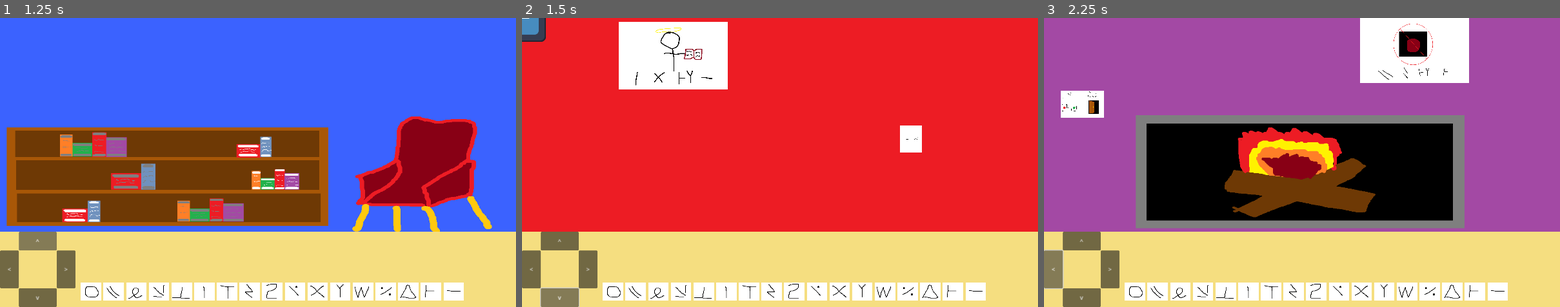
Above: before the commit, frames 1-3 (left to right).
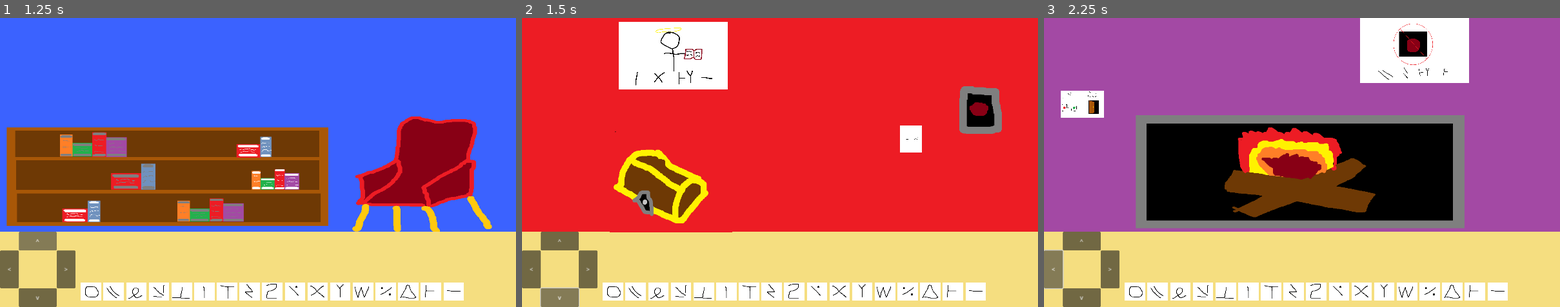
Above: after the commit, the same moments.

Repository: hanse237/SpartahackX-LER
Game: Godot game, scene res://main.tscn
The game is run twice, just before and just after one commit, with the same random seed, the same clock (stepped at 60 frames per second) and the same inputs.
Inputs:
- Up to frame 1 (1.25 s): click "^" at 0.5 s
- Up to frame 2 (1.5 s): click "v" at 1.25 s
- Up to frame 3 (2.25 s): click "<" at 2 s

Frame 1 is identical in both runs. In frame 2, 4.7% of the frame differs, in the area x 0-93%, y 0-75%; in frame 3, nothing differs.

Commit message:
first draft

Diff:
--- a/spartahack-ler/main.gd
+++ b/spartahack-ler/main.gd
@@ -14,10 +14,47 @@
 
 # Flags tracking pages found
 var pages = [false, false, false, false, false, false,
-			 false, false, false, false, false, false]
+			 false, false, false, false, false, false, false]
+
+var symbols = ["sym1",
+			   "sym2",
+			   "sym3",
+			   "sym4",
+			   "sym5",
+			   "sym6",
+			   "sym7",
+			   "sym8",
+			   "sym9",
+			   "sym10",
+			   "sym11",
+			   "sym12",
+			   "sym13",
+			   "sym14",
+			   "sym15",
+			   "sym16",
+			   "sym17"]
+
+var symbolPos = 241
 
 # Called when the node enters the scene tree for the first time.
 func _ready() -> void:
+	$Sym1.connect("clicked", _on_clicked)
+	$Sym2.connect("clicked", _on_clicked)
+	$Sym3.connect("clicked", _on_clicked)
+	$Sym4.connect("clicked", _on_clicked)
+	$Sym5.connect("clicked", _on_clicked)
+	$Sym6.connect("clicked", _on_clicked)
+	$Sym7.connect("clicked", _on_clicked)
+	$Sym8.connect("clicked", _on_clicked)
+	$Sym9.connect("clicked", _on_clicked)
+	$Sym10.connect("clicked", _on_clicked)
+	$Sym11.connect("clicked", _on_clicked)
+	$Sym12.connect("clicked", _on_clicked)
+	$Sym13.connect("clicked", _on_clicked)
+	$Sym14.connect("clicked", _on_clicked)
+	$Sym15.connect("clicked", _on_clicked)
+	$Sym16.connect("clicked", _on_clicked)
+	$Sym17.connect("clicked", _on_clicked)
 	$PanelContainer/ScreenOne/Page1.connect("clicked", _on_clicked)
 	$PanelContainer/ScreenOne/Page2.connect("clicked", _on_clicked)
 	$PanelContainer/ScreenOne/Page3.connect("clicked", _on_clicked)
@@ -37,24 +74,12 @@
 	$PanelContainer/ScreenTwo/Painting1.connect("clicked", _on_clicked)
 	$PanelContainer/ScreenThree/Painting2.connect("clicked", _on_clicked)
 	$PanelContainer/ScreenFour/Painting3.connect("clicked", _on_clicked)
-
-	$Sym1.connect("clicked", _on_symbol_click)
-	$Sym2.connect("clicked", _on_symbol_click)
-	$Sym3.connect("clicked", _on_symbol_click)
-	$Sym4.connect("clicked", _on_symbol_click)
-	$Sym5.connect("clicked", _on_symbol_click)
-	$Sym6.connect("clicked", _on_symbol_click)
-	$Sym7.connect("clicked", _on_symbol_click)
-	$Sym8.connect("clicked", _on_symbol_click)
-	$Sym9.connect("clicked", _on_symbol_click)
-	$Sym10.connect("clicked", _on_symbol_click)
-	$Sym11.connect("clicked", _on_symbol_click)
-	$Sym12.connect("clicked", _on_symbol_click)
-	$Sym13.connect("clicked", _on_symbol_click)
-	$Sym14.connect("clicked", _on_symbol_click)
-	$Sym15.connect("clicked", _on_symbol_click)
-	$Sym16.connect("clicked", _on_symbol_click)
-	$Sym17.connect("clicked", _on_symbol_click)
+	$PanelContainer/ScreenTwo/Box.connect("clicked", _on_clicked)
+	$PanelContainer/ScreenTwo/BoxOpen.connect("clicked", _on_clicked)
+	$PanelContainer/ScreenTwo/BoxClosed.connect("clicked", _on_clicked)
+	$PanelContainer/ScreenTwo/ButtonOff.connect("clicked", _on_clicked)
+	$PanelContainer/ScreenTwo/ButtonOn.connect("clicked", _on_clicked)
+	$PanelContainer/ScreenTwo/ButtonPressed.connect("clicked", _on_clicked)
 
 
 # Called every frame. 'delta' is the elapsed time since the previous frame.
@@ -92,7 +117,14 @@
 
 
 func _on_clicked(message, active) -> void:
+	if message in symbols:
+		_on_symbol_click(message, active)
+		return
+
 	$Label.text = ""
+	for char in get_tree().get_nodes_in_group("chars"):
+		char.queue_free()
+	symbolPos = 241
 	if not active:
 		$Label.text = message
 		return
@@ -101,7 +133,7 @@
 		"page1", "page2", "page3", "page4", "page5", "page6", "page7", "page8", "page9", "page10", "page11", "page12", "pt1", "pt2", "pt3":
 			if message[1] == 'a':
 				pages[int(message.substr(4,5)) - 1] = true
-				if not false in pages:
+				if not false in pages.slice(0,11):
 					flags["chair"] = true
 			var pathTemplate = "res://assets/%s.png"
 			var window = preload("res://imageWindow.tscn").instantiate()
@@ -109,18 +141,30 @@
 			add_child.call_deferred(window)
 		"lever":
 			if not flags["chest"]:
-				$Label.text = "It resists your pull."
-			else:
-				$Label.text = "You pull the level"
+				$Label.text = "It does nothing when pressed."
+			else:
+				$Label.text = "A new page falls."
 				flags["lever"] = true
 				flags["chest"] = false
+				var window = preload("res://imageWindow.tscn").instantiate()
+				window.imagePath = "res://assets/winmessage.png"
+				add_child.call_deferred(window)
+				pages[12] = true
+				$PanelContainer/ScreenTwo/ButtonOn.visible = false
+				$PanelContainer/ScreenTwo/ButtonPressed.visible = true
 		"box":
 			if not flags["key"]:
 				$Label.text = "It's locked tight."
+			elif $PanelContainer/ScreenTwo/BoxOpen.visible == true:
+				$Label.text = "It's empty"
 			else:
 				$Label.text = "Inside the chest, you find a note."
+				$PanelContainer/ScreenTwo/BoxClosed.visible = false
+				$PanelContainer/ScreenTwo/BoxOpen.visible = true
 				flags["chest"] = true
 				flags["key"] = false
+				$PanelContainer/ScreenTwo/ButtonOff.visible = false
+				$PanelContainer/ScreenTwo/ButtonOn.visible = true
 		"chair":
 			if not flags["chair"]:
 				$Label.text = "There's no time to sit now."
@@ -129,7 +173,7 @@
 				flags["key"] = true
 				flags["chair"] = false
 		"fire":
-			if not pages[11]:
+			if not pages[12]:
 				$Label.text = "The fire rages."
 			else:
 				flags["fire"] = true
@@ -142,41 +186,56 @@
 			else:
 				$PanelContainer3/EndScreen.visible = true
 				$PanelContainer3.visible = true
+				$Label2.text = "Congratulations!"
+				$Label2.visible = true
 
 
 func _on_symbol_click(message, active) -> void:
+	if not active:
+		return
+
 	$Label.text = ""
+	var char = preload("res://clickable.tscn").instantiate()
+	char.add_to_group("chars")
 
 	match message:
 		"sym1":
-			pass
-		"sym1":
-			pass
-		"sym1":
-			pass
-		"sym1":
-			pass
-		"sym1":
-			pass
-		"sym1":
-			pass
-		"sym1":
-			pass
-		"sym1":
-			pass
-		"sym1":
-			pass
-		"sym1":
-			pass
-		"sym1":
-			pass
-		"sym1":
-			pass
-		"sym1":
-			pass
-		"sym1":
-			pass
-		"sym1":
-			pass
-		"sym1":
-			pass
+			char.imagePath = "res://assets/bookc.png"
+		"sym2":
+			char.imagePath = "res://assets/buttonc.png"
+		"sym3":
+			char.imagePath = "res://assets/chairc.png"
+		"sym4":
+			char.imagePath = "res://assets/doc.png"
+		"sym5":
+			char.imagePath = "res://assets/firec.png"
+		"sym6":
+			char.imagePath = "res://assets/helpc.png"
+		"sym7":
+			char.imagePath = "res://assets/highc.png"
+		"sym8":
+			char.imagePath = "res://assets/Ic.png"
+		"sym9":
+			char.imagePath = "res://assets/keyc.png"
+		"sym10":
+			char.imagePath = "res://assets/notc.png"
+		"sym11":
+			char.imagePath = "res://assets/personc.png"
+		"sym12":
+			char.imagePath = "res://assets/thisc.png"
+		"sym13":
+			char.imagePath = "res://assets/wantc.png"
+		"sym14":
+			char.imagePath = "res://assets/whatc.png"
+		"sym15":
+			char.imagePath = "res://assets/wherec.png"
+		"sym16":
+			char.imagePath = "res://assets/Youc.png"
+		"sym17":
+			char.imagePath = "res://assets/doorc.png"
+
+
+	char.apply_scale(Vector2(.5, .5))
+	char.position = Vector2(symbolPos, 625)
+	add_child.call_deferred(char)
+	symbolPos += 60
--- a/spartahack-ler/main.tscn
+++ b/spartahack-ler/main.tscn
@@ -6,7 +6,6 @@
 [ext_resource type="Texture2D" uid="uid://c575rqcirfq8w" path="res://assets/wall2.png" id="4_lvwe3"]
 [ext_resource type="Texture2D" uid="uid://dh6txbnfjlq3t" path="res://assets/wall3.png" id="4_omfuw"]
 [ext_resource type="Texture2D" uid="uid://ckex3k0vhc08g" path="res://assets/wall4.png" id="6_wbn2e"]
-[ext_resource type="Texture2D" uid="uid://dsijqxqkbt482" path="res://assets/winmessage.png" id="7_mnx4w"]
 
 [sub_resource type="StyleBoxFlat" id="StyleBoxFlat_sy6e2"]
 bg_color = Color(0.960784, 0.870588, 0.501961, 1)
@@ -30,8 +29,8 @@
 [sub_resource type="StyleBoxFlat" id="StyleBoxFlat_ilbky"]
 bg_color = Color(0, 0, 0, 1)
 
-[sub_resource type="StyleBoxTexture" id="StyleBoxTexture_lejki"]
-texture = ExtResource("7_mnx4w")
+[sub_resource type="StyleBoxFlat" id="StyleBoxFlat_s41v4"]
+bg_color = Color(0.176471, 0.176471, 0.176471, 0.658824)
 
 [sub_resource type="LabelSettings" id="LabelSettings_a7sok"]
 font_size = 48
@@ -49,9 +48,11 @@
 offset_top = 568.0
 offset_right = 1366.0
 offset_bottom = 768.0
+mouse_filter = 2
 
 [node name="UIBackground" type="Panel" parent="PanelContainer2"]
 layout_mode = 2
+mouse_filter = 2
 theme_override_styles/panel = SubResource("StyleBoxFlat_sy6e2")
 
 [node name="PanelContainer" type="PanelContainer" parent="."]
@@ -141,15 +142,11 @@
 mouse_filter = 2
 theme_override_styles/panel = SubResource("StyleBoxTexture_6defw")
 
-[node name="Button" parent="PanelContainer/ScreenTwo" instance=ExtResource("2_y4qq2")]
-message = "lever"
-active = true
-imagePath = "res://icon.svg"
-
 [node name="Box" parent="PanelContainer/ScreenTwo" instance=ExtResource("2_y4qq2")]
+position = Vector2(394, 429)
 message = "box"
 active = true
-imagePath = "res://icon.svg"
+imagePath = "res://assets/chestbottom.png"
 
 [node name="Painting1" parent="PanelContainer/ScreenTwo" instance=ExtResource("2_y4qq2")]
 position = Vector2(400, 100)
@@ -164,6 +161,38 @@
 message = "page10"
 active = true
 imagePath = "res://assets/page10.png"
+
+[node name="BoxClosed" parent="PanelContainer/ScreenTwo" instance=ExtResource("2_y4qq2")]
+position = Vector2(394, 429)
+message = "box"
+active = true
+imagePath = "res://assets/chesttopclose.png"
+
+[node name="BoxOpen" parent="PanelContainer/ScreenTwo" instance=ExtResource("2_y4qq2")]
+visible = false
+position = Vector2(394, 429)
+message = "box"
+active = true
+imagePath = "res://assets/chesttopopen.png"
+
+[node name="ButtonOff" parent="PanelContainer/ScreenTwo" instance=ExtResource("2_y4qq2")]
+position = Vector2(1213, 243)
+message = "lever"
+active = true
+imagePath = "res://assets/buttonoff.png"
+
+[node name="ButtonOn" parent="PanelContainer/ScreenTwo" instance=ExtResource("2_y4qq2")]
+visible = false
+position = Vector2(1213, 243)
+message = "lever"
+active = true
+imagePath = "res://assets/button_on.png"
+
+[node name="ButtonPressed" parent="PanelContainer/ScreenTwo" instance=ExtResource("2_y4qq2")]
+visible = false
+position = Vector2(1213, 243)
+message = "The button is stuck down."
+imagePath = "res://assets/button_pressed.png"
 
 [node name="ScreenThree" type="Panel" parent="PanelContainer"]
 visible = false
@@ -271,6 +300,125 @@
 autowrap_mode = 3
 text_overrun_behavior = 2
 
+[node name="Sym1" parent="." instance=ExtResource("2_y4qq2")]
+position = Vector2(1201, 727)
+scale = Vector2(0.5, 0.5)
+message = "sym1"
+active = true
+imagePath = "res://assets/bookc.png"
+
+[node name="Sym2" parent="." instance=ExtResource("2_y4qq2")]
+position = Vector2(1141, 727)
+scale = Vector2(0.5, 0.5)
+message = "sym2"
+active = true
+imagePath = "res://assets/buttonc.png"
+
+[node name="Sym3" parent="." instance=ExtResource("2_y4qq2")]
+position = Vector2(1081, 727)
+scale = Vector2(0.5, 0.5)
+message = "sym3"
+active = true
+imagePath = "res://assets/chairc.png"
+
+[node name="Sym4" parent="." instance=ExtResource("2_y4qq2")]
+position = Vector2(1021, 727)
+scale = Vector2(0.5, 0.5)
+message = "sym4"
+active = true
+imagePath = "res://assets/doc.png"
+
+[node name="Sym5" parent="." instance=ExtResource("2_y4qq2")]
+position = Vector2(961, 727)
+scale = Vector2(0.5, 0.5)
+message = "sym5"
+active = true
+imagePath = "res://assets/firec.png"
+
+[node name="Sym6" parent="." instance=ExtResource("2_y4qq2")]
+position = Vector2(901, 727)
+scale = Vector2(0.5, 0.5)
+message = "sym6"
+active = true
+imagePath = "res://assets/helpc.png"
+
+[node name="Sym7" parent="." instance=ExtResource("2_y4qq2")]
+position = Vector2(841, 727)
+scale = Vector2(0.5, 0.5)
+message = "sym7"
+active = true
+imagePath = "res://assets/highc.png"
+
+[node name="Sym8" parent="." instance=ExtResource("2_y4qq2")]
+position = Vector2(781, 727)
+scale = Vector2(0.5, 0.5)
+message = "sym8"
+active = true
+imagePath = "res://assets/Ic.png"
+
+[node name="Sym9" parent="." instance=ExtResource("2_y4qq2")]
+position = Vector2(721, 727)
+scale = Vector2(0.5, 0.5)
+message = "sym9"
+active = true
+imagePath = "res://assets/keyc.png"
+
+[node name="Sym10" parent="." instance=ExtResource("2_y4qq2")]
+position = Vector2(661, 727)
+scale = Vector2(0.5, 0.5)
+message = "sym10"
+active = true
+imagePath = "res://assets/notc.png"
+
+[node name="Sym11" parent="." instance=ExtResource("2_y4qq2")]
+position = Vector2(601, 727)
+scale = Vector2(0.5, 0.5)
+message = "sym11"
+active = true
+imagePath = "res://assets/personc.png"
+
+[node name="Sym12" parent="." instance=ExtResource("2_y4qq2")]
+position = Vector2(541, 727)
+scale = Vector2(0.5, 0.5)
+message = "sym12"
+active = true
+imagePath = "res://assets/thisc.png"
+
+[node name="Sym13" parent="." instance=ExtResource("2_y4qq2")]
+position = Vector2(481, 727)
+scale = Vector2(0.5, 0.5)
+message = "sym13"
+active = true
+imagePath = "res://assets/wantc.png"
+
+[node name="Sym14" parent="." instance=ExtResource("2_y4qq2")]
+position = Vector2(421, 727)
+scale = Vector2(0.5, 0.5)
+message = "sym14"
+active = true
+imagePath = "res://assets/whatc.png"
+
+[node name="Sym15" parent="." instance=ExtResource("2_y4qq2")]
+position = Vector2(361, 727)
+scale = Vector2(0.5, 0.5)
+message = "sym15"
+active = true
+imagePath = "res://assets/wherec.png"
+
+[node name="Sym16" parent="." instance=ExtResource("2_y4qq2")]
+position = Vector2(301, 727)
+scale = Vector2(0.5, 0.5)
+message = "sym16"
+active = true
+imagePath = "res://assets/Youc.png"
+
+[node name="Sym17" parent="." instance=ExtResource("2_y4qq2")]
+position = Vector2(241, 727)
+scale = Vector2(0.5, 0.5)
+message = "sym17"
+active = true
+imagePath = "res://assets/doorc.png"
+
 [node name="PanelContainer3" type="PanelContainer" parent="."]
 visible = false
 layout_mode = 0
@@ -285,7 +433,7 @@
 [node name="EndScreen" type="Panel" parent="PanelContainer3"]
 visible = false
 layout_mode = 2
-theme_override_styles/panel = SubResource("StyleBoxTexture_lejki")
+theme_override_styles/panel = SubResource("StyleBoxFlat_s41v4")
 
 [node name="Label2" type="Label" parent="."]
 visible = false
@@ -309,125 +457,6 @@
 theme_override_font_sizes/font_size = 72
 text = "Begin"
 
-[node name="Sym1" parent="." instance=ExtResource("2_y4qq2")]
-position = Vector2(1201, 727)
-scale = Vector2(0.5, 0.5)
-message = "sym1"
-active = true
-imagePath = "res://assets/bookc.png"
-
-[node name="Sym2" parent="." instance=ExtResource("2_y4qq2")]
-position = Vector2(1141, 727)
-scale = Vector2(0.5, 0.5)
-message = "sym2"
-active = true
-imagePath = "res://assets/buttonc.png"
-
-[node name="Sym3" parent="." instance=ExtResource("2_y4qq2")]
-position = Vector2(1081, 727)
-scale = Vector2(0.5, 0.5)
-message = "sym3"
-active = true
-imagePath = "res://assets/chairc.png"
-
-[node name="Sym4" parent="." instance=ExtResource("2_y4qq2")]
-position = Vector2(1021, 727)
-scale = Vector2(0.5, 0.5)
-message = "sym4"
-active = true
-imagePath = "res://assets/doc.png"
-
-[node name="Sym5" parent="." instance=ExtResource("2_y4qq2")]
-position = Vector2(961, 727)
-scale = Vector2(0.5, 0.5)
-message = "sym5"
-active = true
-imagePath = "res://assets/firec.png"
-
-[node name="Sym6" parent="." instance=ExtResource("2_y4qq2")]
-position = Vector2(901, 727)
-scale = Vector2(0.5, 0.5)
-message = "sym6"
-active = true
-imagePath = "res://assets/helpc.png"
-
-[node name="Sym7" parent="." instance=ExtResource("2_y4qq2")]
-position = Vector2(841, 727)
-scale = Vector2(0.5, 0.5)
-message = "sym7"
-active = true
-imagePath = "res://assets/highc.png"
-
-[node name="Sym8" parent="." instance=ExtResource("2_y4qq2")]
-position = Vector2(781, 727)
-scale = Vector2(0.5, 0.5)
-message = "sym8"
-active = true
-imagePath = "res://assets/Ic.png"
-
-[node name="Sym9" parent="." instance=ExtResource("2_y4qq2")]
-position = Vector2(721, 727)
-scale = Vector2(0.5, 0.5)
-message = "sym9"
-active = true
-imagePath = "res://assets/keyc.png"
-
-[node name="Sym10" parent="." instance=ExtResource("2_y4qq2")]
-position = Vector2(661, 727)
-scale = Vector2(0.5, 0.5)
-message = "sym10"
-active = true
-imagePath = "res://assets/notc.png"
-
-[node name="Sym11" parent="." instance=ExtResource("2_y4qq2")]
-position = Vector2(601, 727)
-scale = Vector2(0.5, 0.5)
-message = "sym11"
-active = true
-imagePath = "res://assets/personc.png"
-
-[node name="Sym12" parent="." instance=ExtResource("2_y4qq2")]
-position = Vector2(541, 727)
-scale = Vector2(0.5, 0.5)
-message = "sym12"
-active = true
-imagePath = "res://assets/thisc.png"
-
-[node name="Sym13" parent="." instance=ExtResource("2_y4qq2")]
-position = Vector2(481, 727)
-scale = Vector2(0.5, 0.5)
-message = "sym13"
-active = true
-imagePath = "res://assets/wantc.png"
-
-[node name="Sym14" parent="." instance=ExtResource("2_y4qq2")]
-position = Vector2(421, 727)
-scale = Vector2(0.5, 0.5)
-message = "sym14"
-active = true
-imagePath = "res://assets/whatc.png"
-
-[node name="Sym15" parent="." instance=ExtResource("2_y4qq2")]
-position = Vector2(361, 727)
-scale = Vector2(0.5, 0.5)
-message = "sym15"
-active = true
-imagePath = "res://assets/wherec.png"
-
-[node name="Sym16" parent="." instance=ExtResource("2_y4qq2")]
-position = Vector2(301, 727)
-scale = Vector2(0.5, 0.5)
-message = "sym16"
-active = true
-imagePath = "res://assets/Youc.png"
-
-[node name="Sym17" parent="." instance=ExtResource("2_y4qq2")]
-position = Vector2(241, 727)
-scale = Vector2(0.5, 0.5)
-message = "sym17"
-active = true
-imagePath = "res://assets/doorc.png"
-
 [connection signal="pressed" from="UpButton" to="." method="_on_up_button_pressed"]
 [connection signal="pressed" from="DownButton" to="." method="_on_down_button_pressed"]
 [connection signal="pressed" from="LeftButton" to="." method="_on_left_button_pressed"]
--- a/spartahack-ler/project.godot
+++ b/spartahack-ler/project.godot
@@ -22,6 +22,10 @@
 window/subwindows/embed_subwindows=false
 window/stretch/mode="canvas_items"
 
+[global_group]
+
+chars=""
+
 [input]
 
 LeftClick={
Not shown, added: spartahack-ler/assets/Ic.png.import
Not shown, added: spartahack-ler/assets/Youc.png.import
Not shown, added: spartahack-ler/assets/bookc.png.import
Not shown, added: spartahack-ler/assets/button_on.png.import
Not shown, added: spartahack-ler/assets/button_pressed.png.import
Not shown, added: spartahack-ler/assets/buttonc.png.import
Not shown, added: spartahack-ler/assets/buttonoff.png.import
Not shown, added: spartahack-ler/assets/chairc.png.import
Not shown, added: spartahack-ler/assets/chestbottom.png.import
Not shown, added: spartahack-ler/assets/chesttopclose.png.import
Not shown, added: spartahack-ler/assets/chesttopopen.png.import
Not shown, added: spartahack-ler/assets/doc.png.import
(and 16 more such lines)
